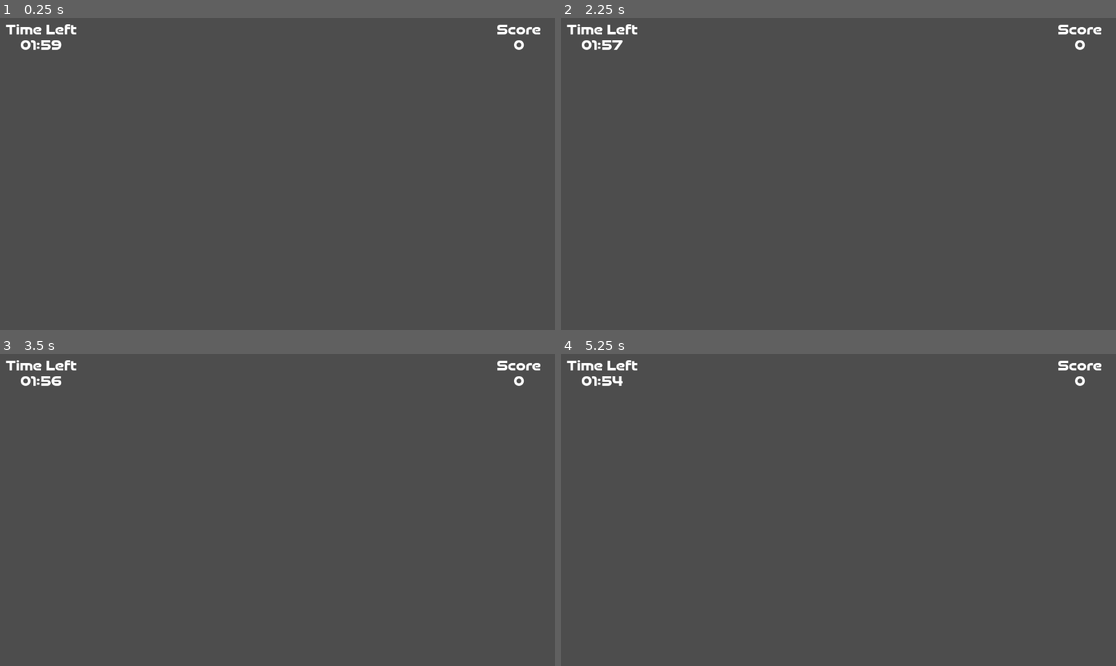
Above: before the commit, frames 1-4 (two rows, left to right).
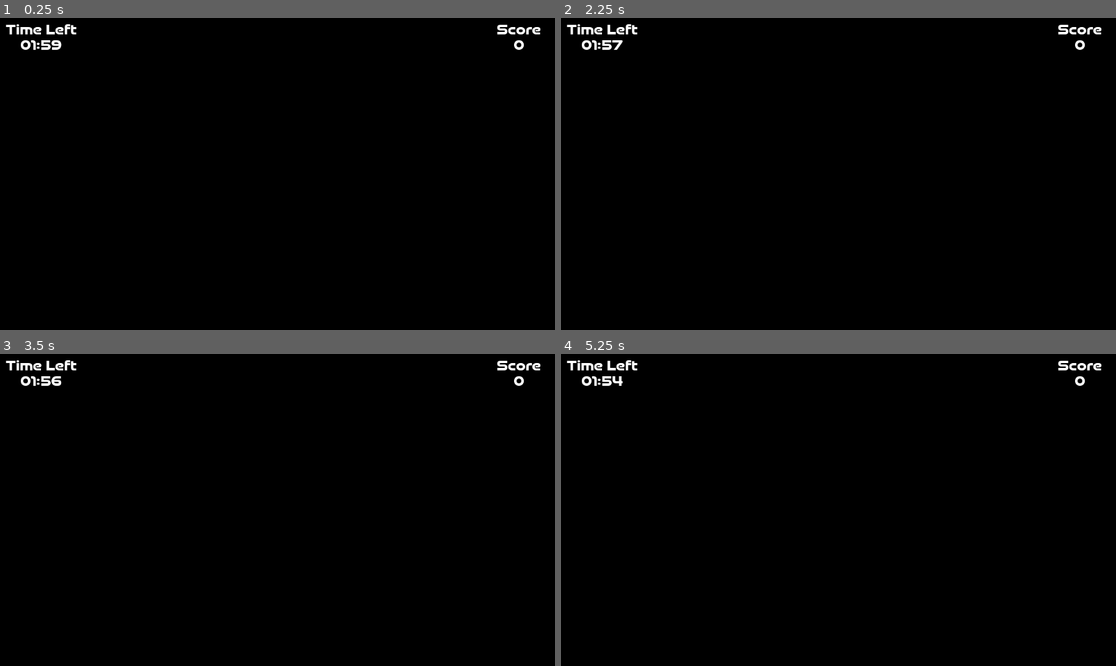
Above: after the commit, the same moments.

Repository: cjpugs/GMTK-Jam-25
Game: Godot game, scene res://scenes/user-interface/game_ui.tscn
The game is run twice, just before and just after one commit, with the same random seed, the same clock (stepped at 60 frames per second) and the same inputs.
Inputs (mouse positions are in pixels of both pictures, inside the frame that each line leads up to):
- Up to frame 1 (0.25 s): no input
- Up to frame 2 (2.25 s): tap Enter at 0.5 s; move the mouse to (960, 158) at 0.52 s; hold Right (move_right) 0.53-1.28 s; click (960, 158) at 0.67 s; move the mouse to (727, 189) at 1.27 s; hold Down (move_back) 1.28-2.03 s; tap Space at 2 s; move the mouse to (894, 105) at 2.02 s; hold Right (move_right) from 2.03 s (still down)
- Up to frame 3 (3.5 s): tap Enter at 2.75 s; move the mouse to (249, 572) at 2.77 s; release Right (move_right) at 2.78 s; hold Up (move_forward) from 2.78 s (still down); click (249, 572) at 2.92 s
- Up to frame 4 (5.25 s): tap Space at 3.5 s; move the mouse to (1005, 556) at 3.52 s; release Up (move_forward) at 3.53 s; hold Left (move_left) 3.53-5.03 s; move the mouse to (672, 463) at 4.27 s; tap Enter at 5 s; move the mouse to (866, 510) at 5.02 s; hold Down (move_back) from 5.03 s (still down); click (866, 510) at 5.17 s

The runs differ from the first frame. In frame 1, 100% of the frame differs, in the area x 0-100%, y 0-100%; in frame 2, 100%; in frame 3, 100%; in frame 4, 100%.

Commit message:
transition screen and game over done

Diff:
--- a/globals/Globals.gd
+++ b/globals/Globals.gd
@@ -6,3 +6,5 @@
 	set(val):
 		score = val
 		stat_change.emit()
+
+var items_grabbed : int = 0
--- a/project.godot
+++ b/project.godot
@@ -18,6 +18,7 @@
 [autoload]
 
 Globals="*res://globals/Globals.gd"
+TransitionScreen="*res://scenes/user-interface/transition_screen.tscn"
 
 [input]
 
--- /dev/null
+++ b/scenes/user-interface/button_styles/button-base.tres
@@ -0,0 +1,18 @@
+[gd_resource type="StyleBoxFlat" format=3 uid="uid://bfta57ihj4r1s"]
+
+[resource]
+content_margin_left = 15.0
+content_margin_top = 5.0
+content_margin_right = 15.0
+content_margin_bottom = 5.0
+bg_color = Color(0.233925, 0.233925, 0.233925, 1)
+skew = Vector2(0.375, 0)
+border_width_left = 4
+border_width_top = 4
+border_width_right = 4
+border_width_bottom = 4
+border_color = Color(1, 1, 1, 1)
+corner_radius_top_left = 10
+corner_radius_top_right = 10
+corner_radius_bottom_right = 10
+corner_radius_bottom_left = 10
--- /dev/null
+++ b/scenes/user-interface/button_styles/button-hover.tres
@@ -0,0 +1,18 @@
+[gd_resource type="StyleBoxFlat" format=3 uid="uid://drda331o5uw4d"]
+
+[resource]
+content_margin_left = 15.0
+content_margin_top = 5.0
+content_margin_right = 15.0
+content_margin_bottom = 5.0
+bg_color = Color(0.235294, 0.235294, 0.235294, 1)
+skew = Vector2(0.375, 0)
+border_width_left = 5
+border_width_top = 5
+border_width_right = 5
+border_width_bottom = 5
+border_color = Color(0.546163, 0.816385, 1, 1)
+corner_radius_top_left = 10
+corner_radius_top_right = 10
+corner_radius_bottom_right = 10
+corner_radius_bottom_left = 10
--- /dev/null
+++ b/scenes/user-interface/button_styles/button-press.tres
@@ -0,0 +1,18 @@
+[gd_resource type="StyleBoxFlat" format=3 uid="uid://bfonm1yjbgcup"]
+
+[resource]
+content_margin_left = 15.0
+content_margin_top = 5.0
+content_margin_right = 15.0
+content_margin_bottom = 5.0
+bg_color = Color(0.235294, 0.235294, 0.235294, 1)
+skew = Vector2(0.375, 0)
+border_width_left = 6
+border_width_top = 6
+border_width_right = 6
+border_width_bottom = 6
+border_color = Color(0.360784, 0.501961, 0.85098, 1)
+corner_radius_top_left = 10
+corner_radius_top_right = 10
+corner_radius_bottom_right = 10
+corner_radius_bottom_left = 10
--- /dev/null
+++ b/scenes/user-interface/game_over.gd
@@ -0,0 +1,17 @@
+extends CanvasLayer
+
+func _ready() -> void:
+	$GridContainer/ScoreAmount.text = str(Globals.score)
+	$GridContainer/ItemsAmount.text = str(Globals.items_grabbed)
+
+func _on_play_again_pressed() -> void:
+	print("Send to play again")
+
+
+func _on_main_menu_pressed() -> void:
+	print("Send to main menu")
+
+
+func _on_quit_pressed() -> void:
+	print("Quitting game")
+	get_tree().quit()
--- /dev/null
+++ b/scenes/user-interface/game_over.tscn
@@ -0,0 +1,136 @@
+[gd_scene load_steps=8 format=3 uid="uid://dy1inhyl81gb6"]
+
+[ext_resource type="Script" uid="uid://crjr0pcqarj5n" path="res://scenes/user-interface/game_over.gd" id="1_2q2u7"]
+[ext_resource type="FontFile" uid="uid://c4d40heitles2" path="res://fonts/good timing bd.otf" id="1_pwhf3"]
+[ext_resource type="StyleBox" uid="uid://drda331o5uw4d" path="res://scenes/user-interface/button_styles/button-hover.tres" id="2_q1wkc"]
+[ext_resource type="StyleBox" uid="uid://bfonm1yjbgcup" path="res://scenes/user-interface/button_styles/button-press.tres" id="3_2q2u7"]
+[ext_resource type="StyleBox" uid="uid://bfta57ihj4r1s" path="res://scenes/user-interface/button_styles/button-base.tres" id="3_kma4m"]
+
+[sub_resource type="LabelSettings" id="LabelSettings_uqaic"]
+font = ExtResource("1_pwhf3")
+font_size = 50
+
+[sub_resource type="LabelSettings" id="LabelSettings_q1wkc"]
+font = ExtResource("1_pwhf3")
+font_size = 25
+
+[node name="GameOver" type="CanvasLayer"]
+script = ExtResource("1_2q2u7")
+
+[node name="ColorRect" type="ColorRect" parent="."]
+anchors_preset = 15
+anchor_right = 1.0
+anchor_bottom = 1.0
+grow_horizontal = 2
+grow_vertical = 2
+color = Color(0, 0, 0, 0.368627)
+
+[node name="Label" type="Label" parent="."]
+anchors_preset = -1
+anchor_left = 0.5
+anchor_top = 0.15
+anchor_right = 0.5
+anchor_bottom = 0.15
+offset_left = -20.0
+offset_right = 20.0
+offset_bottom = 23.0
+grow_horizontal = 2
+text = "Game Over!"
+label_settings = SubResource("LabelSettings_uqaic")
+
+[node name="GridContainer" type="GridContainer" parent="."]
+anchors_preset = -1
+anchor_left = 0.4
+anchor_top = 0.45
+anchor_right = 0.4
+anchor_bottom = 0.45
+offset_left = -20.0
+offset_top = -20.0
+offset_right = 20.0
+offset_bottom = 20.0
+grow_horizontal = 2
+grow_vertical = 2
+theme_override_constants/h_separation = 50
+theme_override_constants/v_separation = 75
+columns = 2
+
+[node name="ScoreLabel" type="Label" parent="GridContainer"]
+layout_mode = 2
+text = "Score:"
+label_settings = SubResource("LabelSettings_q1wkc")
+horizontal_alignment = 2
+
+[node name="ScoreAmount" type="Label" parent="GridContainer"]
+layout_mode = 2
+text = "##"
+label_settings = SubResource("LabelSettings_q1wkc")
+horizontal_alignment = 1
+
+[node name="ItemsLabel" type="Label" parent="GridContainer"]
+layout_mode = 2
+text = "Items Grabbed:"
+label_settings = SubResource("LabelSettings_q1wkc")
+horizontal_alignment = 2
+
+[node name="ItemsAmount" type="Label" parent="GridContainer"]
+layout_mode = 2
+text = "##"
+label_settings = SubResource("LabelSettings_q1wkc")
+horizontal_alignment = 1
+
+[node name="HBoxContainer" type="HBoxContainer" parent="."]
+anchors_preset = -1
+anchor_left = 0.5
+anchor_top = 0.75
+anchor_right = 0.5
+anchor_bottom = 0.75
+offset_left = -20.0
+offset_top = -40.0
+offset_right = 20.0
+grow_horizontal = 2
+grow_vertical = 0
+theme_override_constants/separation = 50
+
+[node name="PlayAgain" type="Button" parent="HBoxContainer"]
+layout_mode = 2
+focus_mode = 0
+theme_override_colors/font_hover_color = Color(0.545098, 0.815686, 1, 1)
+theme_override_colors/font_color = Color(1, 1, 1, 1)
+theme_override_colors/font_pressed_color = Color(0.362578, 0.503752, 0.852388, 1)
+theme_override_fonts/font = ExtResource("1_pwhf3")
+theme_override_font_sizes/font_size = 30
+theme_override_styles/hover = ExtResource("2_q1wkc")
+theme_override_styles/pressed = ExtResource("3_2q2u7")
+theme_override_styles/normal = ExtResource("3_kma4m")
+text = "Play Again"
+
+[node name="MainMenu" type="Button" parent="HBoxContainer"]
+layout_mode = 2
+focus_mode = 0
+theme_override_colors/font_hover_color = Color(0.545098, 0.815686, 1, 1)
+theme_override_colors/font_color = Color(1, 1, 1, 1)
+theme_override_colors/font_pressed_color = Color(0.362578, 0.503752, 0.852388, 1)
+theme_override_fonts/font = ExtResource("1_pwhf3")
+theme_override_font_sizes/font_size = 30
+theme_override_styles/hover = ExtResource("2_q1wkc")
+theme_override_styles/pressed = ExtResource("3_2q2u7")
+theme_override_styles/normal = ExtResource("3_kma4m")
+text = "Main Menu
+"
+
+[node name="Quit" type="Button" parent="HBoxContainer"]
+layout_mode = 2
+focus_mode = 0
+theme_override_colors/font_hover_color = Color(0.545098, 0.815686, 1, 1)
+theme_override_colors/font_color = Color(1, 1, 1, 1)
+theme_override_colors/font_pressed_color = Color(0.362578, 0.503752, 0.852388, 1)
+theme_override_fonts/font = ExtResource("1_pwhf3")
+theme_override_font_sizes/font_size = 30
+theme_override_styles/hover = ExtResource("2_q1wkc")
+theme_override_styles/pressed = ExtResource("3_2q2u7")
+theme_override_styles/normal = ExtResource("3_kma4m")
+text = "Quit"
+
+[connection signal="pressed" from="HBoxContainer/PlayAgain" to="." method="_on_play_again_pressed"]
+[connection signal="pressed" from="HBoxContainer/MainMenu" to="." method="_on_main_menu_pressed"]
+[connection signal="pressed" from="HBoxContainer/Quit" to="." method="_on_quit_pressed"]
--- /dev/null
+++ b/scenes/user-interface/main_menu.tscn
@@ -0,0 +1,3 @@
+[gd_scene format=3 uid="uid://bfphjw3bk300o"]
+
+[node name="MainMenu" type="CanvasLayer"]
--- /dev/null
+++ b/scenes/user-interface/transition_screen.gd
@@ -0,0 +1,7 @@
+extends CanvasLayer
+
+func change_scene(target:String) -> void:
+	$AnimationPlayer.play("fade-to-black")
+	await $AnimationPlayer.animation_finished
+	get_tree().call_deferred("change_scene_to_file",target)
+	$AnimationPlayer.play_backwards("fade_to_black")
--- /dev/null
+++ b/scenes/user-interface/transition_screen.tscn
@@ -0,0 +1,79 @@
+[gd_scene load_steps=5 format=3 uid="uid://dqjbwq0ut8gty"]
+
+[ext_resource type="Script" uid="uid://doabs87gdfkjx" path="res://scenes/user-interface/transition_screen.gd" id="1_ewlqj"]
+
+[sub_resource type="Animation" id="Animation_ewlqj"]
+length = 0.001
+tracks/0/type = "value"
+tracks/0/imported = false
+tracks/0/enabled = true
+tracks/0/path = NodePath("ColorRect:modulate")
+tracks/0/interp = 1
+tracks/0/loop_wrap = true
+tracks/0/keys = {
+"times": PackedFloat32Array(0),
+"transitions": PackedFloat32Array(1),
+"update": 0,
+"values": [Color(1, 1, 1, 1)]
+}
+tracks/1/type = "value"
+tracks/1/imported = false
+tracks/1/enabled = true
+tracks/1/path = NodePath("ColorRect:visible")
+tracks/1/interp = 1
+tracks/1/loop_wrap = true
+tracks/1/keys = {
+"times": PackedFloat32Array(0),
+"transitions": PackedFloat32Array(1),
+"update": 1,
+"values": [true]
+}
+
+[sub_resource type="Animation" id="Animation_ubay1"]
+resource_name = "fade-to-black"
+tracks/0/type = "value"
+tracks/0/imported = false
+tracks/0/enabled = true
+tracks/0/path = NodePath("ColorRect:modulate")
+tracks/0/interp = 1
+tracks/0/loop_wrap = true
+tracks/0/keys = {
+"times": PackedFloat32Array(0, 1),
+"transitions": PackedFloat32Array(1, 1),
+"update": 0,
+"values": [Color(1, 1, 1, 0), Color(0, 0, 0, 1)]
+}
+tracks/1/type = "value"
+tracks/1/imported = false
+tracks/1/enabled = true
+tracks/1/path = NodePath("ColorRect:visible")
+tracks/1/interp = 1
+tracks/1/loop_wrap = true
+tracks/1/keys = {
+"times": PackedFloat32Array(0.0666667),
+"transitions": PackedFloat32Array(1),
+"update": 1,
+"values": [true]
+}
+
+[sub_resource type="AnimationLibrary" id="AnimationLibrary_x1wuc"]
+_data = {
+&"RESET": SubResource("Animation_ewlqj"),
+&"fade-to-black": SubResource("Animation_ubay1")
+}
+
+[node name="TransitionScreen" type="CanvasLayer"]
+script = ExtResource("1_ewlqj")
+
+[node name="ColorRect" type="ColorRect" parent="."]
+anchors_preset = 15
+anchor_right = 1.0
+anchor_bottom = 1.0
+grow_horizontal = 2
+grow_vertical = 2
+color = Color(0, 0, 0, 1)
+
+[node name="AnimationPlayer" type="AnimationPlayer" parent="."]
+libraries = {
+&"": SubResource("AnimationLibrary_x1wuc")
+}
Not shown, added: scenes/user-interface/game_over.gd.uid
Not shown, added: scenes/user-interface/transition_screen.gd.uid
